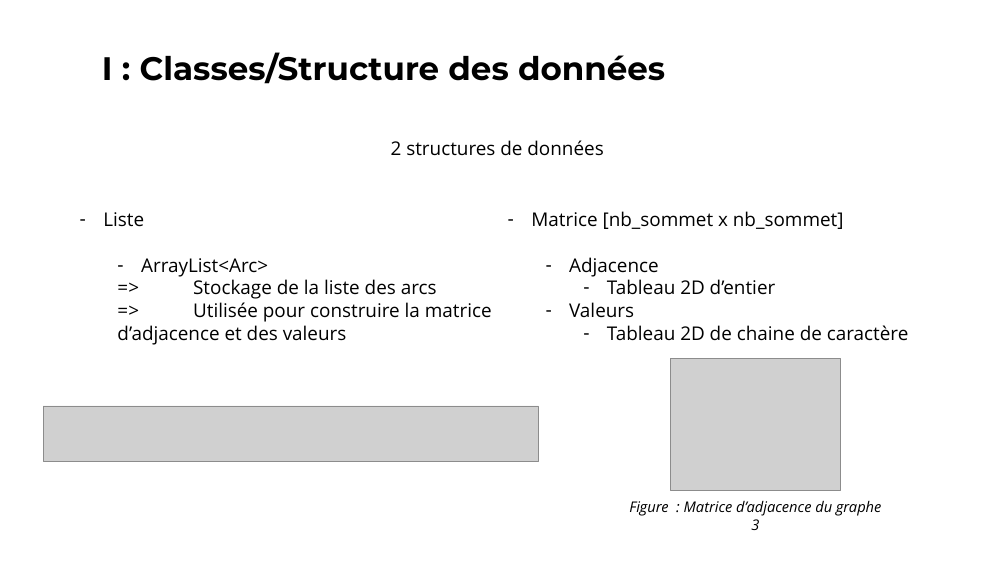
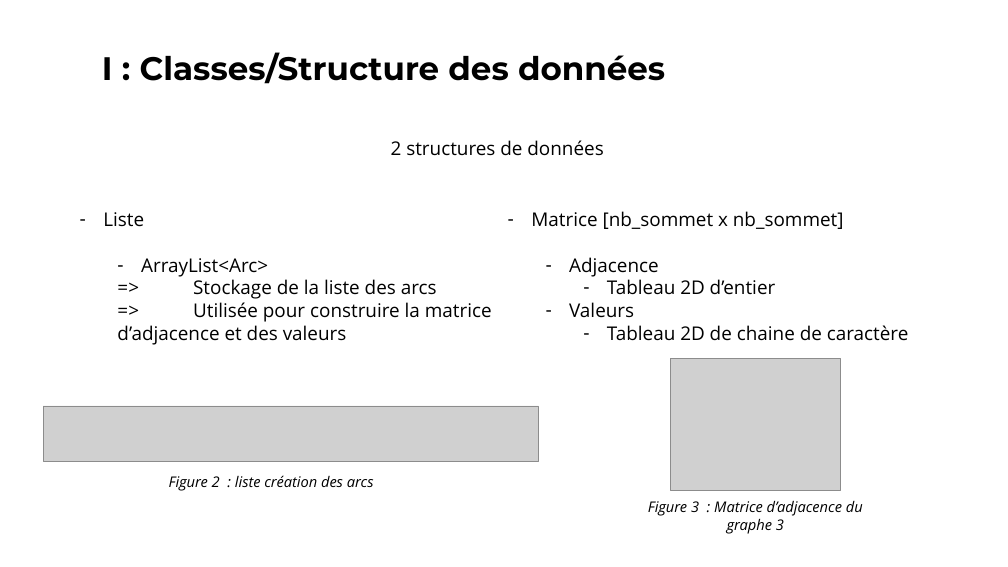
Before and after one commit to vincentdbs/ProjetTheorieDesGraphes, a slide deck: slide 3 of A4_Presentation.pptx. Drawn at 1008x567 pixels with LibreOffice and Linux fonts; fonts in the diff are those of the drawing; grey boxes stand for pictures. Boxes give left, top, right and bottom in pixels: in the first picture for what was removed or moved away, otherwise in the second. Text is boxed around its words. In the diff, an @@ line names an element or a change of style, - is before the commit and + after.

Commit message:
ppt

```diff
--- a/A4_Presentation.pptx
+++ b/A4_Presentation.pptx
@@ text added at (169,475,374,491), 28 pt, text #000000, italic @@
+Figure 2 : liste création des arcs
@@ text at (648,500,863,534): text changed @@
-Figure : Matrice d’adjacence du graphe 3
+Figure 3 : Matrice d’adjacence du graphe 3
```
Also in this commit, not shown: 7 other slides changed, 2 slides removed, 2 other files.
